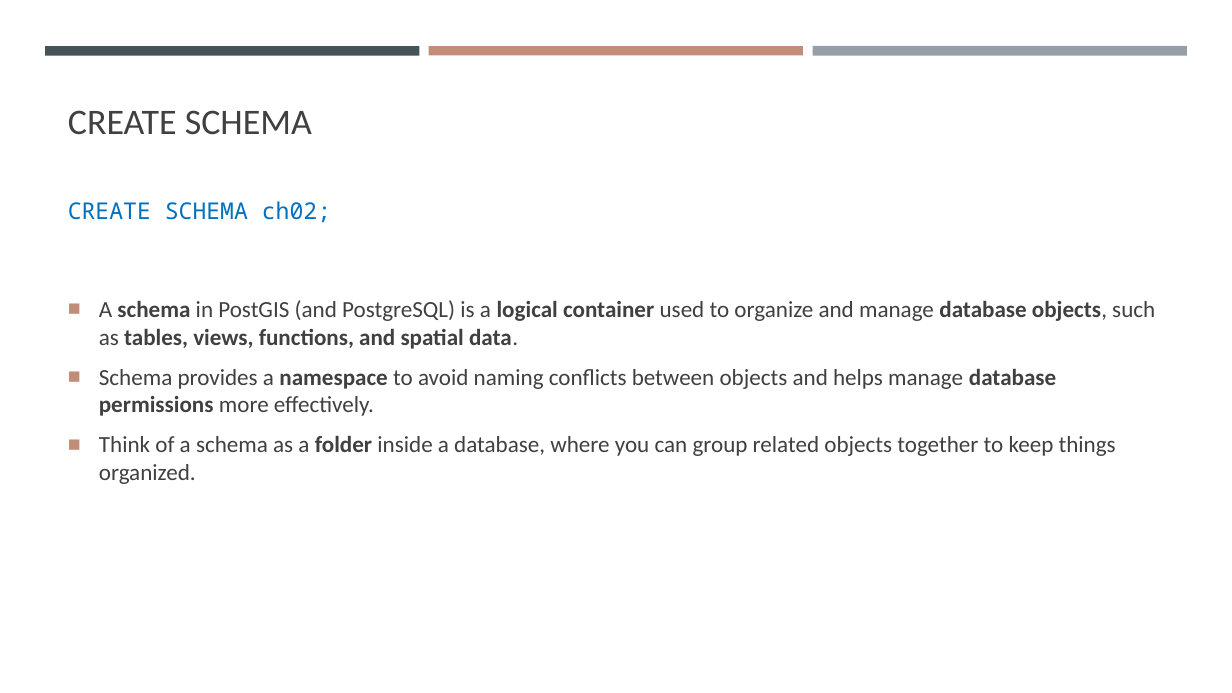
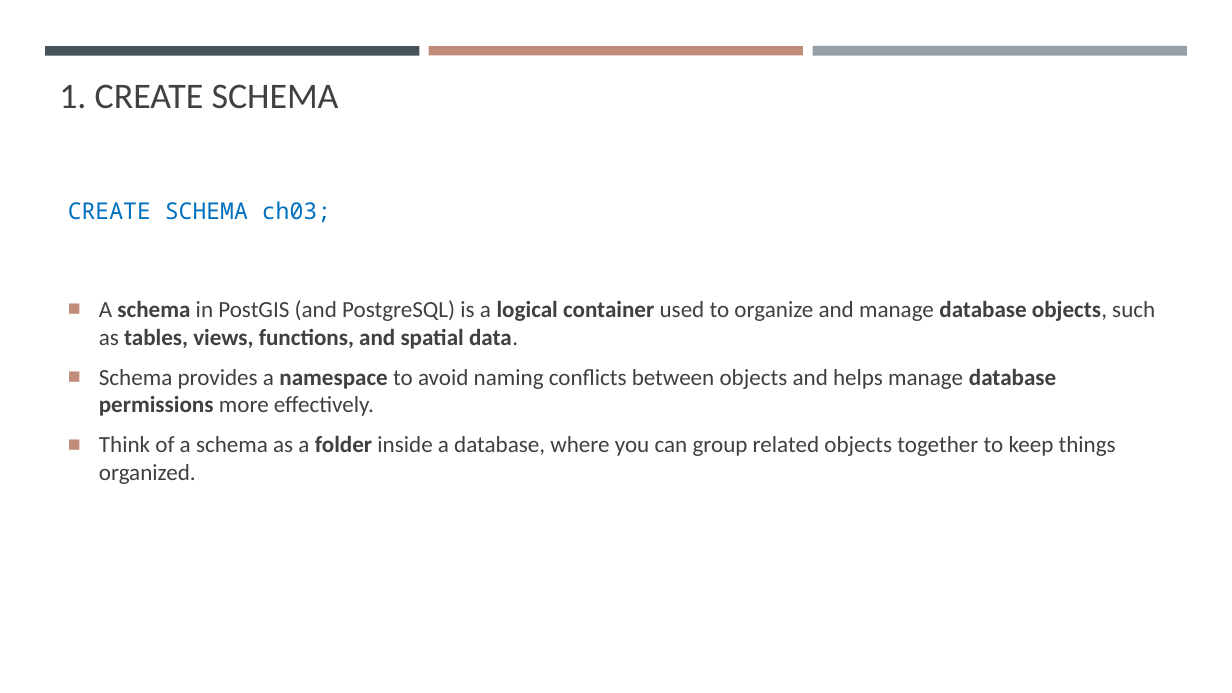
Before and after one commit to gisynw/ssj-376, a slide deck: slide 32 of docs/Lectures/Week03/Week03_SpatialData.pptx (slide 29 before the commit). Drawn at 1232x693 pixels with LibreOffice and Linux fonts; fonts in the diff are those of the drawing. Boxes give left, top, right and bottom in pixels: in the first picture for what was removed or moved away, otherwise in the second. Text is boxed around its words. In the diff, an @@ line names an element or a change of style, - is before the commit and + after.

```diff
--- a/docs/Lectures/Week03/Week03_SpatialData.pptx
+++ b/docs/Lectures/Week03/Week03_SpatialData.pptx
@@ title at (x1=59, y1=84, x2=339, y2=109): text changed @@
-CREATE SCHEMA
+1. CREATE SCHEMA
@@ text at (x1=68, y1=201, x2=331, y2=223): text changed @@
-CREATE SCHEMA ch02;
+CREATE SCHEMA ch03;
```
Also in this commit, not shown: 17 other slides changed, 17 slides added, 5 slides removed, 7 other files.
